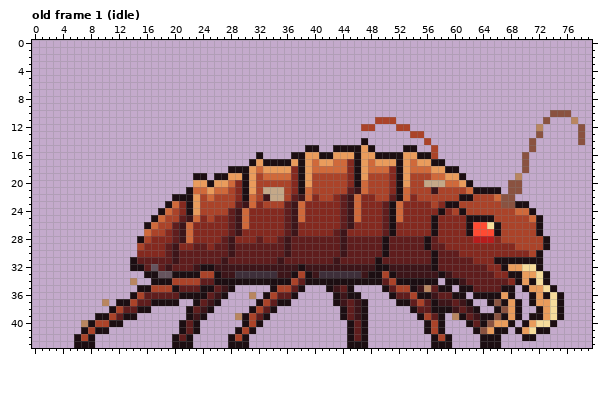
Pixel-art file: assets/source/characters/scatterer/brood/brood-01.ase. The first picture shows the starting point.
80x44 pixels, 16 frames. Shown: old frame 1 (idle). The commit also changed other frames, which this record leaves out.
And afterwards:
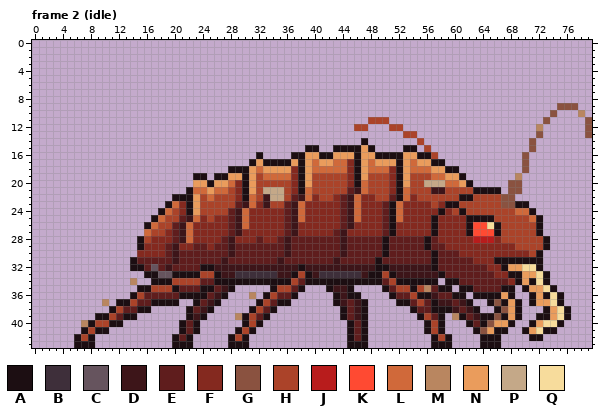
Palette (. is transparent): A #1c0e12  B #3e2f3a  C #66545e  D #3d1519  E #5f1d1d  F #84291f  G #8a5240  H #ab4329  J #b81c1c  K #ff4a32  L #d0693a  M #b98660  N #ea9c5c  P #c4a888  Q #f7dc9c
A new or re-ordered frame is compared with the old frame closest to it.
The exact change:
frames re-ordered
--- frame 2 (idle) against old frame 1 (idle)
@@ x 44..79 @@
  8 ....................................
- 9 ....................................
-10 ..............................GGG...
-11 .....HHH.....................G...M..
-12 ...HH...HH..................M.....G.
-13 ..........HH................G.....G.
-14 ...A........H..............G......G.
-15 AAANA....AA..H.............G........
+ 9 ...............................GGG..
+10 ..............................G...M.
+11 ....HHH......................G.....G
+12 ..HH...HH...................M......G
+13 .........HH.................G......G
+14 ...A.......H...............G........
+15 AAANA....AA.H..............G........
 16 NNANNAAAANNAAH............G.........
@@ x 31..68 @@
 20 NHHHHHFANHHHHHFALHHHFANHHPPPLLNA.....G
-21 NHPPPHFALHHHHHEDLHHHFALHHHDHHHHLAAAA.G
-22 LHDPPHEDLFHHFEDLFFHHEALFHHHHHHAAHHHLGG
-23 LFHHHEDLFFFFFEDLFFFEALFFFFHFAAHHHHHHGG
+21 NHPPPHFALHHHHHEDLHHHFALHHHDDHHHHAAAA.G
+22 LHDPPHEDLFHHFEDLFFHHEALFHHHHHHAAHHHHGG
+23 LFDHHEDLFFFFFEDLFFFEALFFFFHFAAHHHHHHGG
 24 FFFFFEDLFFFFFEDLFFFEALFFFFFAFHAHHHHHHH
@@ x 0..79 @@
 28 ...............AHFFFEDLFFFFEDFFFEFFEDEEEEEEEDEEEEEAEEEEEAEFFFFFJJJFHHHHHHA......
-29 ...............HFFFEDFFEEFEEDEEEEEEEDEEEEEEEDEEEEEAEEEEEAEEFFFFFFFFFFHHHHA......
+29 ...............AFFFEDFFEEFEEDEEEEEEEDEEEEEEEDEEEEEAEEEEEAEEFFFFFFFFFFHHHHA......
 30 ...............FFFFEDEEEEEEEDEEEEEEEDEEEEEEEDEEEEEAEEEEEEAEEEFFFFFFFFFFHA.......
 31 ..............AEEEEEDEEEEEEDEEEEEEEDEEEEEEEDEEEEEAEEEEEEEAEEEEEFFFAAAAAAA.......
-32 ..............AAECEDEEEDAADDDDDDDDDDDDADDDDDDDDDDAADDDDDDAEEEEEEEFFANNQQA.......
-33 ................AACCAAAAHHADDBBBBBBDDAHADBBBBBBDAAHADDDDDDADEEEEEEFFAANNQA......
-34 ..............M..AAAHHHHEEAAAAAAAAAAAHEAAAAAAAAAAAEHAAAAAA.AADEEEEEEFANAQA......
-35 ...............AAHHHAEEEAAEDA.....AHHEA...ADEA....AEHHADMEAA.AAEEEEAA.ANNQA.....
+32 ..............AAECEDEEEEAADDDDDDDDDDDDADDDDDDDDDDAADDDDDDAEEEEEEEFFANNQQA.......
+33 ................AACCAAAAHHADDBBBBBBDDAHADBBBBBBDAAHADDDDDDAEEEEEEEFFAANNQA......
+34 ..............M..AAAHHHHEEAAAAAAAAAAAHEAAAAAAAAAAAEHAAAAAA.AAEEEEEEEFANAQA......
+35 ...............AAHHHAEEEAAEDA.....AHHEA...ADDA....AEHHAHMEAA.AAEEEEAA.ANNQA.....
 36 ..............AHEEEEEAAAAEDA...M.AHEEA.....ADAA....AEEHAADEEAA.AAAANA..ANAQA....
 37 ..........M.AAHEEAAAA..AEDA.....AHEAA......ADEDA....AAEHEADDEDA..AGANA.ANNQA....
-38 ...........AHEEAA.....AEDA.....AHEA.........AEDA......AEEAAADEDA..AGNA..ANQA....
-39 .........AAHEAA.......ADA....MAHEA..........AEDA.......AHEA.MAEDAAGANA.AANQA....
-40 .......MAHHAA........AEA......AHA............AEA........AHA...AEAGNNA.ANQQA.....
-41 .......AHAA..........AEA.....AHA.............AEA........AHA....AGNAA.ANQAA......
-42 ......AHA...........AEA.....AHA..............AEA.........AHA....AAA...AA........
+38 ...........AHEEAA.....AEDA.....AHEA.........AEDA......AEEAAADEDA..AGNA...ANQA...
+39 .........AAHEAA.......ADA....MAHEA..........AEDA.......AHEA.MAEDAAGANA..AANQA...
+40 .......MAHHAA........AEA......AHA............AEA........AHA...AEAGNNA..ANQQA....
+41 .......AHAA..........AEA.....AHA.............AEA........AHA....AGNAA..ANQAA.....
+42 ......AHA...........AEA.....AHA..............AEA.........AHA....AAA....AA.......
 43 ......AAA...........AAA.....AAA..............AAA.........AAA....AAA.............
